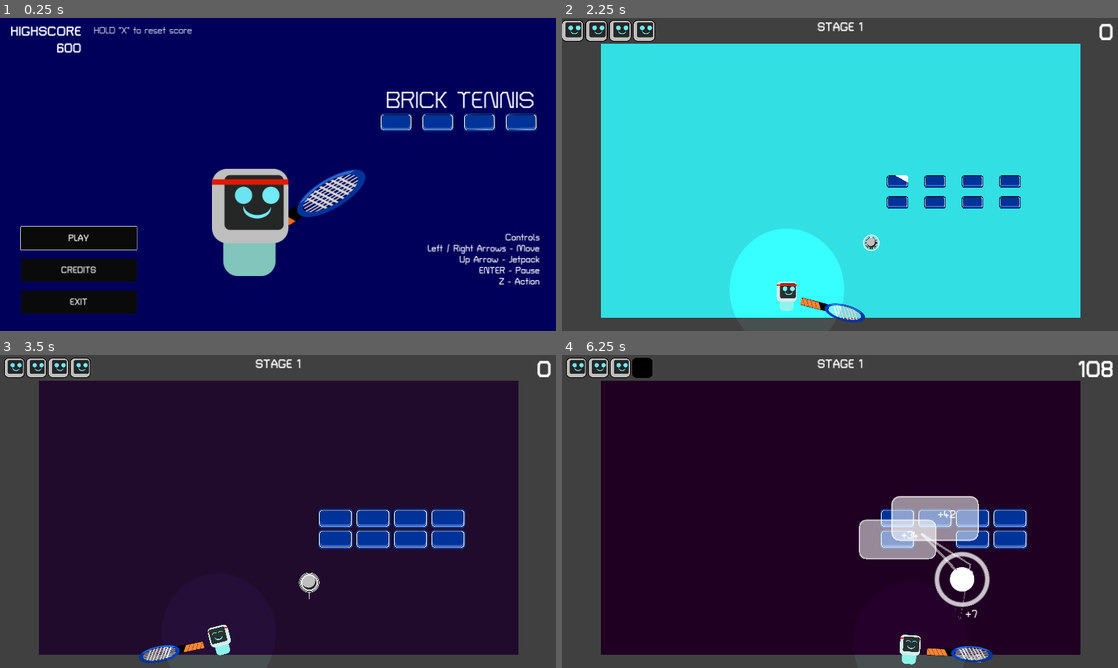
Above: before the commit, frames 1-4 (two rows, left to right).
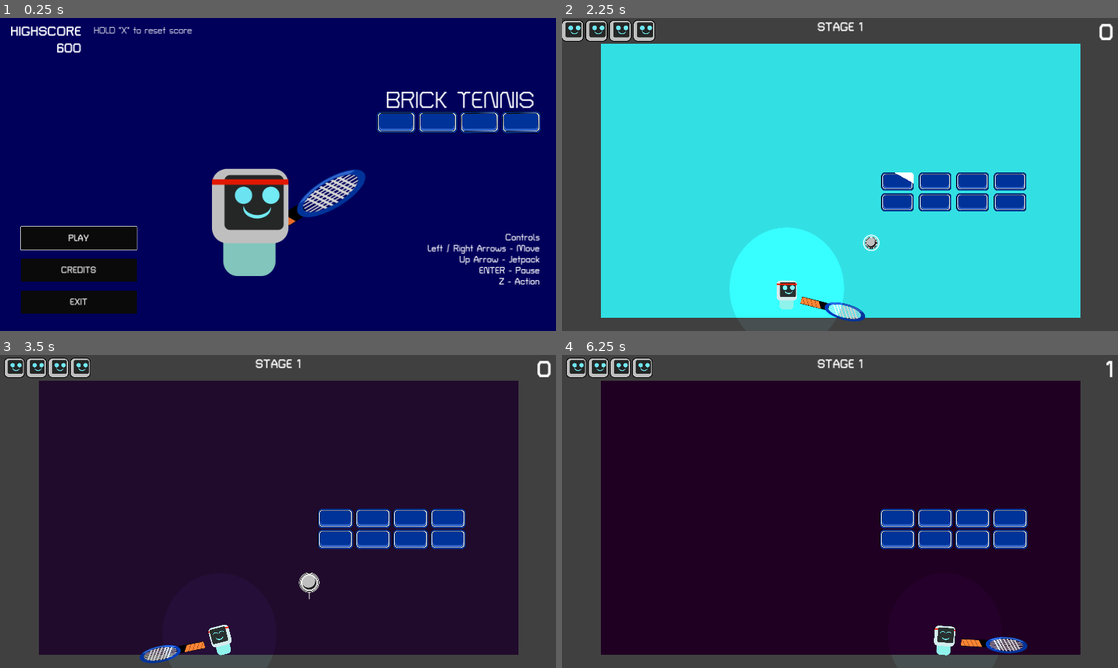
Above: after the commit, the same moments.

Repository: mathew-tran/bricktennis
Game: Godot game, scene res://Scenes/Title.tscn
The game is run twice, just before and just after one commit, with the same random seed, the same clock (stepped at 60 frames per second) and the same inputs.
Inputs (mouse positions are in pixels of both pictures, inside the frame that each line leads up to):
- Up to frame 1 (0.25 s): no input
- Up to frame 2 (2.25 s): click "PLAY" at 0.5 s; tap Enter (pause) at 1.25 s; move the mouse to (962, 158) at 1.27 s; hold Right (move_right) 1.28-2 s; hold Up (jetpack) 1.28-2 s; click "RESTART" at 2 s
- Up to frame 3 (3.5 s): move the mouse to (166, 527) at 2.77 s; hold Left (move_left) from 2.78 s (still down); right-click (166, 527) at 2.85 s
- Up to frame 4 (6.25 s): move the mouse to (895, 442) at 3.52 s; release Left (move_left) at 3.53 s; hold Right (move_right) 3.53-5.03 s; tap Z (shoot) at 3.6, 5.85 s; move the mouse to (812, 574) at 4.27 s; tap Up (jetpack) at 4.35 s; move the mouse to (1006, 558) at 5.02 s; hold Right mouse button (right_click) 5.03-5.78 s; hold Left (move_left) from 5.03 s (still down); move the mouse to (673, 464) at 5.77 s

The runs differ from the first frame. In frame 1, 1.1% of the frame differs, in the area x 67-98%, y 29-37%; in frame 2, 2.4%; in frame 3, 0.3%; in frame 4, 6.1%, in the area x 12-99%, y 1-99%.

Commit message:
speed up some animations

Diff:
--- a/Prefab/Player.tscn
+++ b/Prefab/Player.tscn
@@ -36,9 +36,9 @@
 scale = Vector2(0.2, 0.2)
 mass = 20.0
 physics_material_override = SubResource("PhysicsMaterial_cnx5s")
-gravity_scale = 3.0
+gravity_scale = 2.87
 lock_rotation = true
-linear_damp = 2.0
+linear_damp = 4.0
 script = ExtResource("1_n0p7j")
 metadata/_edit_group_ = true
 
--- a/Scenes/Main.tscn
+++ b/Scenes/Main.tscn
@@ -7,7 +7,7 @@
 [ext_resource type="PackedScene" uid="uid://dkj1ns1u1ehsf" path="res://Prefab/PlayerUI.tscn" id="6_n6jnf"]
 [ext_resource type="PackedScene" uid="uid://deiyctrhgfslv" path="res://Prefab/GameManager.tscn" id="7_sl4s0"]
 [ext_resource type="Script" path="res://Scripts/FollowTrail.gd" id="8_ae6p0"]
-[ext_resource type="AudioStream" uid="uid://dsvldnt418jrt" path="res://Audio/Music/Brick.wav" id="8_sc40k"]
+[ext_resource type="AudioStream" uid="uid://ccb142gnst5yu" path="res://Audio/002_Synthwave_15k.mp3" id="8_dt6tc"]
 
 [sub_resource type="StyleBoxFlat" id="StyleBoxFlat_3afpj"]
 bg_color = Color(1, 1, 1, 1)
@@ -84,7 +84,7 @@
 [node name="CanvasLayer" parent="." instance=ExtResource("6_n6jnf")]
 
 [node name="AudioStreamPlayer" type="AudioStreamPlayer" parent="."]
-stream = ExtResource("8_sc40k")
+stream = ExtResource("8_dt6tc")
 volume_db = -10.0
 autoplay = true
 
--- a/Scripts/Brick.gd
+++ b/Scripts/Brick.gd
@@ -20,7 +20,7 @@
 func _ready():
 	time_passed = randf_range(0.0, 80.0)
 	var tween = get_tree().create_tween()
-	tween.tween_property($Sprite2D, "scale", Vector2(1,1), .3)
+	tween.tween_property($Sprite2D, "scale", Vector2(1,1), .2)
 
 
 
@@ -44,7 +44,7 @@
 		$CPUParticles2D.emitting = true
 		EventManager.RewardPoints.emit(PointsGained, global_position)
 		var tween = get_tree().create_tween()
-		tween.tween_property(self, "modulate", Color(500,500,500,1), .25)
+		tween.tween_property(self, "modulate", Color(500,500,500,1), .15)
 		await tween.finished
 		Killed.emit()
 
Not shown, changed: Audio/Music/Brick.wav
